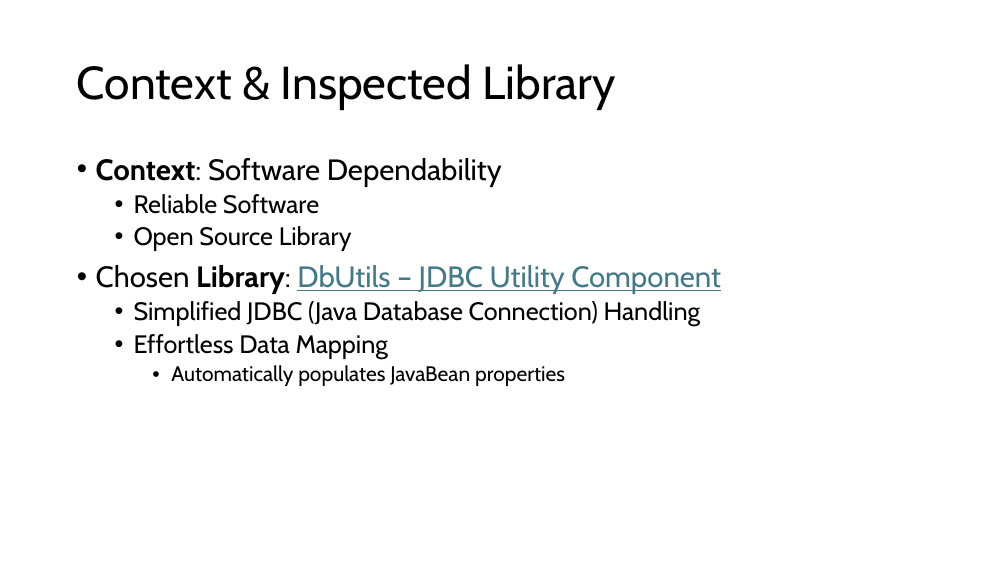
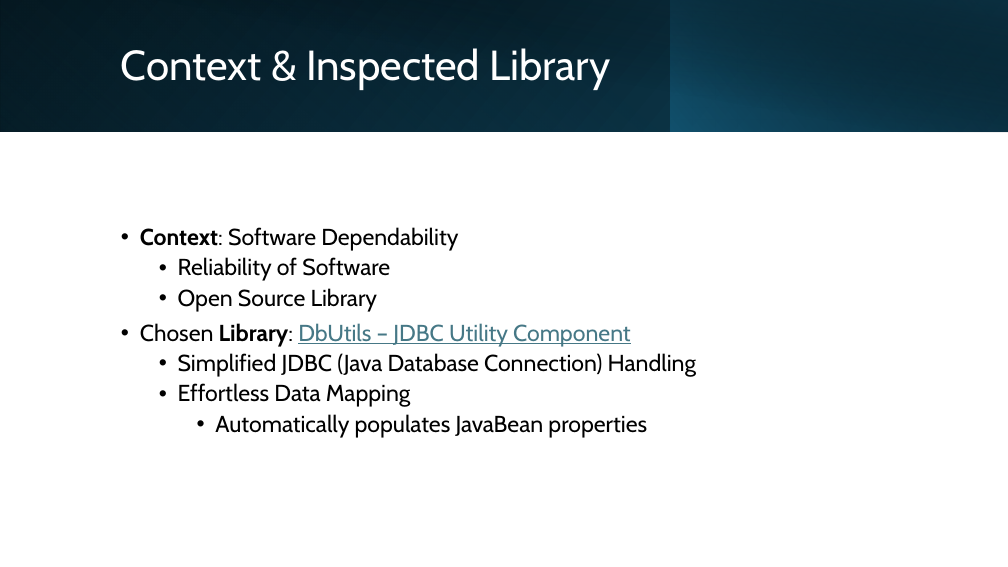
Before and after one commit to Erasmus-In-Salerno/presentation, a slide deck: slide 3 of Presentation_Sof_Dep_Project.pptx. Drawn at 1008x567 pixels with LibreOffice and Linux fonts; fonts in the diff are those of the drawing. Boxes give left, top, right and bottom in pixels: in the first picture for what was removed or moved away, otherwise in the second. Text is boxed around its words. In the diff, an @@ line names an element or a change of style, - is before the commit and + after.

```diff
--- a/Presentation_Sof_Dep_Project.pptx
+++ b/Presentation_Sof_Dep_Project.pptx
@@ rectangle added at box(0, 0, 1008, 132), fill gradient #000000 to #104862 @@
@@ rectangle added at box(0, 0, 671, 132), fill gradient #156082 to #0B3041 @@
@@ rectangle added at box(38, 0, 1008, 132), fill gradient #000000 to #0B3041 @@
@@ title "Context & Inspected Library": place and size @@
-title "Context & Inspected Library" at box(77, 64, 616, 110)
+title "Context & Inspected Library" at box(121, 48, 610, 90)
@@ title "Context & Inspected Library" at box(121, 48, 610, 90): size 44 to 40 pt, text colour #000000 to #FFFFFF @@
@@ rectangle added at box(671, 0, 1008, 132), fill gradient #156082 to #000000 @@
@@ text "Context: Software Dependability": place and size @@
-text "Context: Software Dependability" at box(96, 158, 721, 386)
+text "Context: Software Dependability" at box(140, 227, 696, 438)
@@ text "Context: Software Dependability" at box(140, 227, 696, 438): vertical alignment top to middle @@
@@ text at box(140, 227, 696, 438): size 28 to 22 pt in "Context: Software Dependability", "Chosen Library: DbUtils – JDBC Utility Component"; size 24 to 22 pt in "Open Source Library", "Simplified JDBC (Java Database Connection) Handling", "Effortless Data Mapping"; size 20 to 22 pt in "Automatically populates JavaBean properties" @@
@@ text at box(178, 257, 390, 281): text changed; size 24 to 22 pt @@
-  • Reliable Software
+  • Reliability of Software
```
Also in this commit, not shown: 15 other slides changed, 20 slides added, 2 slides removed.
